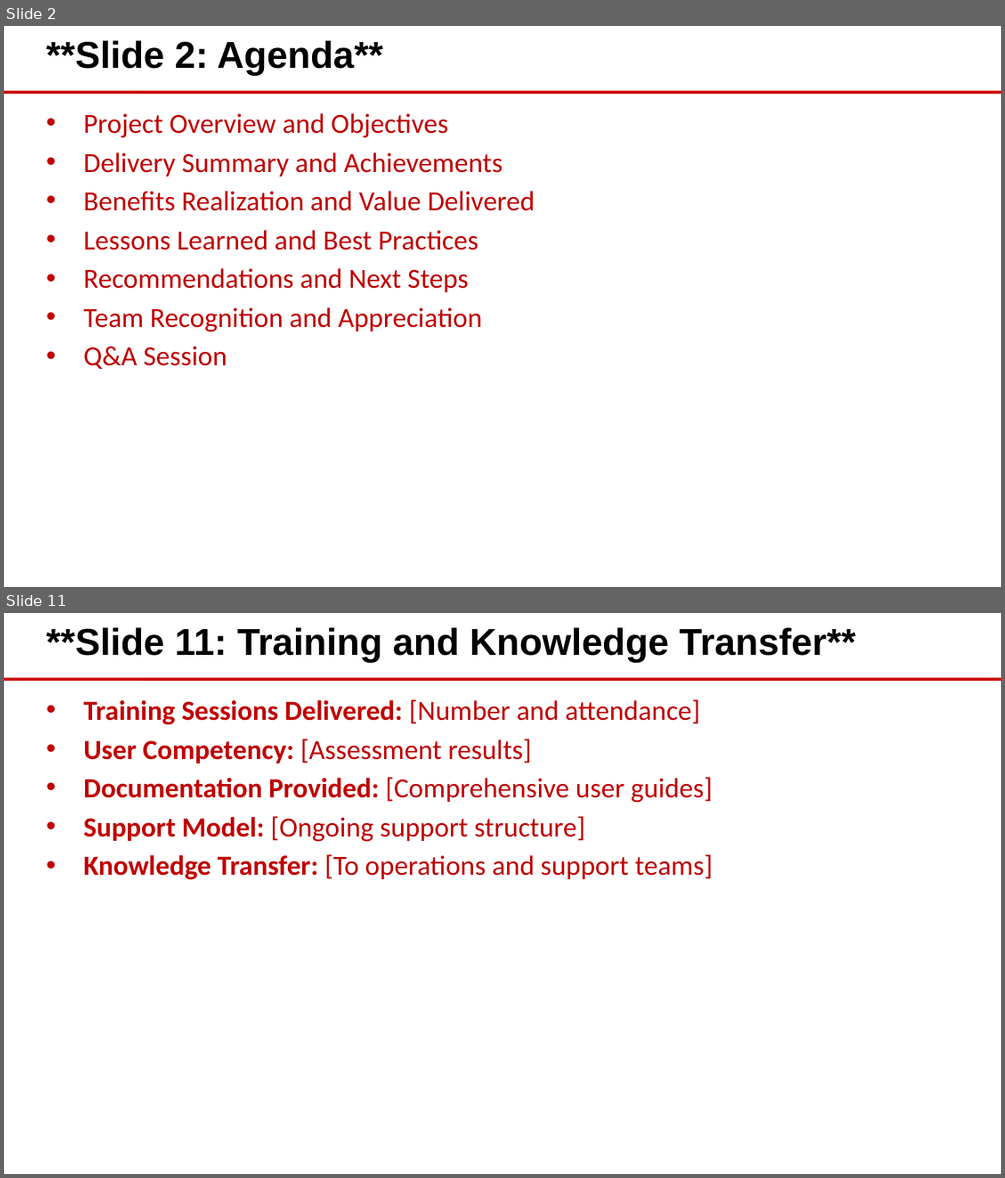
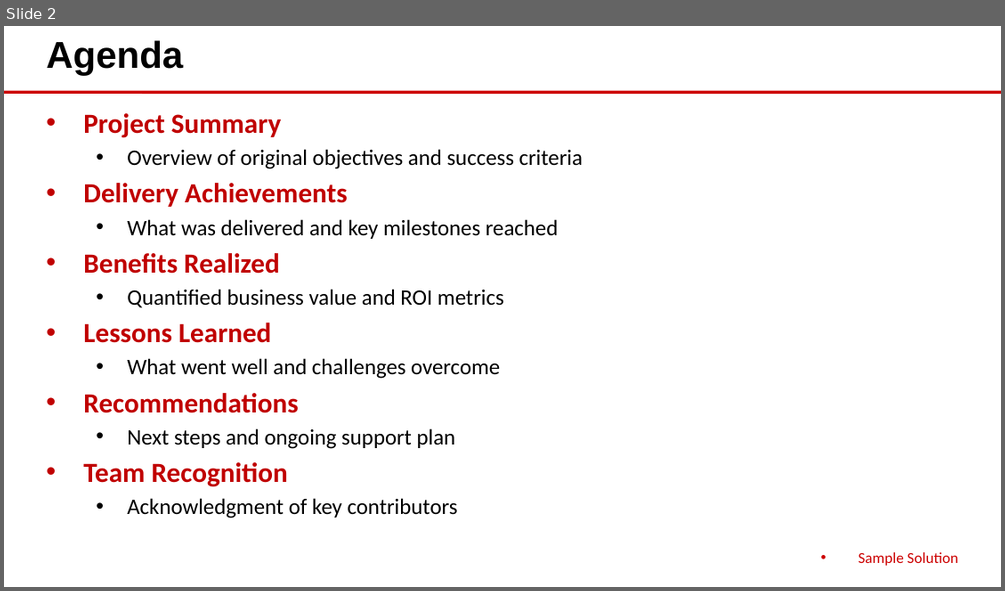
Before and after one commit to eoframework/solutions, a slide deck: solution-template/sample-provider/sample-category/sample-solution/delivery/closeout-presentation.pptx. Shown one above the other, each under a label of ours: slides 2 and 11 before the commit, slide 2 after it; the slides between them are not shown. The pictures are 1005x1178 and 1005x591 pixels, drawn with LibreOffice and Linux fonts; fonts in the diff are those of the drawing; background and template pictures are left out. Boxes give left, top, right and bottom in pixels: in the first picture for what was removed or moved away, otherwise in the second. Text is boxed around its words. In the diff, an @@ line names an element or a change of style, - is before the commit and + after.

Commit message:
Update solution-template with consolidated delivery structure
- Update detailed-design.md with universal 10-section structure
- Add contextual intro text to all sections before tables/bullets/diagrams
- Consolidate legacy files into project-plan.csv and implementation-guide.md:
  - roles.csv → RACI Matrix section in project-plan.csv
  - communication-plan.csv → Communications Plan section in project-plan.csv
  - training-plan.csv → Training Program section in implementation-guide.md
- Remove requirements.csv (belongs in presales SOW)
- Regenerate all Office files with updated converters
- Update delivery README with new structure reference

```diff
--- a/solution-template/sample-provider/sample-category/sample-solution/delivery/closeout-presentation.pptx
+++ b/solution-template/sample-provider/sample-category/sample-solution/delivery/closeout-presentation.pptx
@@ slide 11 removed at (x1=4, y1=613, x2=1001, y2=1174), background #FFFFFF; not listed: 1 template element that a slide beside it also shows @@
@@ text removed at (x1=46, y1=627, x2=856, y2=663) @@
-**Slide 11: Training and Knowledge Transfer**
@@ text removed at (x1=83, y1=699, x2=712, y2=880) @@
-• Training Sessions Delivered: [Number and attendance]
-• User Competency: [Assessment results]
-• Documentation Provided: [Comprehensive user guides]
-• Support Model: [Ongoing support structure]
-• Knowledge Transfer: [To operations and support teams]
@@ slide 2 changed as well @@
@@ text at (x1=46, y1=40, x2=183, y2=76): text changed @@
-**Slide 2: Agenda**
+Agenda
@@ text at (x1=83, y1=113, x2=582, y2=518): text changed; size 20 to 16 pt; text colour #C00000 to #000000 @@
-• Project Overview and Objectives
-• Delivery Summary and Achievements
-• Benefits Realization and Value Delivered
-• Lessons Learned and Best Practices
-• Recommendations and Next Steps
-• Team Recognition and Appreciation
-• Q&A Session
+• Project Summary
+  • Overview of original objectives and success criteria
+• Delivery Achievements
+  • What was delivered and key milestones reached
+• Benefits Realized
+  • Quantified business value and ROI metrics
+• Lessons Learned
+  • What went well and challenges overcome
+• Recommendations
+  • Next steps and ongoing support plan
+• Team Recognition
+  • Acknowledgment of key contributors
@@ text added at (x1=858, y1=552, x2=958, y2=565), 11 pt, text #CC0000 @@
+• Sample Solution
```
Also in this commit, not shown: 1 other slide changed, 9 slides added, 33 other slides removed, 20 other files.
